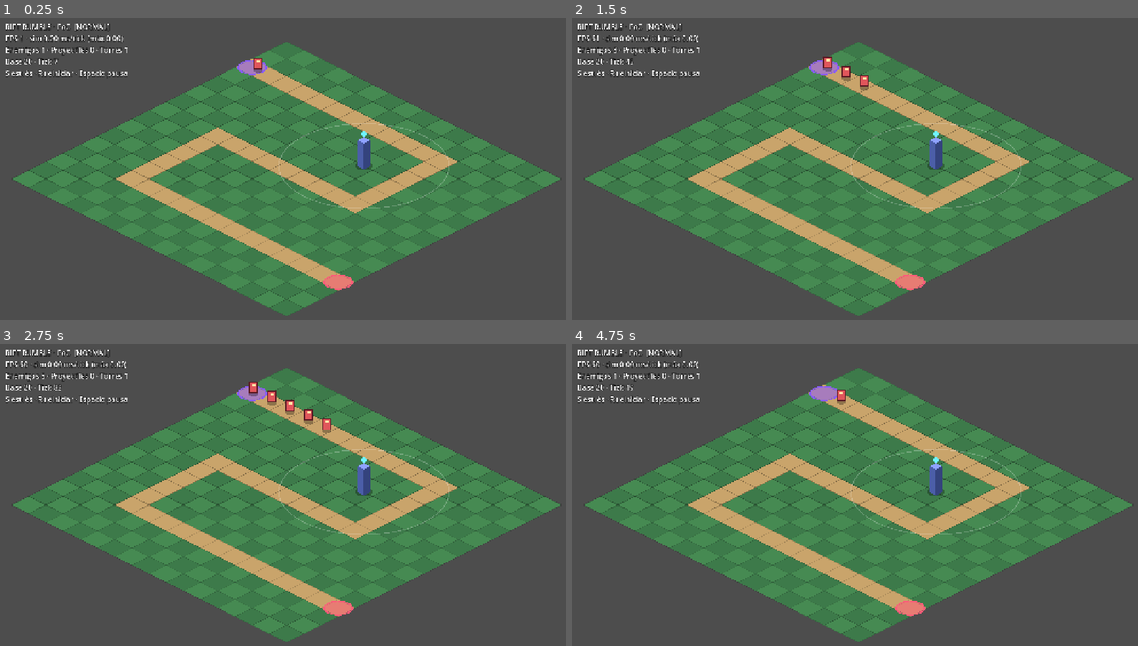
Above: before the commit, frames 1-4 (two rows, left to right).
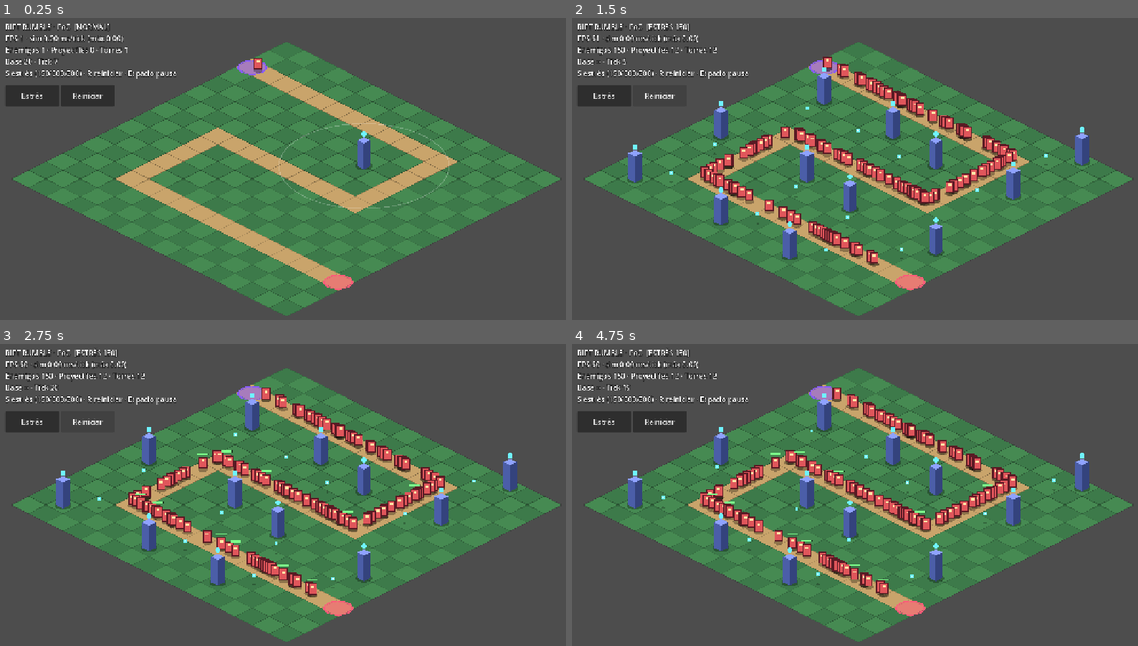
Above: after the commit, the same moments.

Repository: calderon0803/RiftRumble
Game: Godot game, scene res://src/view/main.tscn
The game is run twice, just before and just after one commit, with the same random seed, the same clock (stepped at 60 frames per second) and the same inputs.
Inputs (mouse positions are in pixels of both pictures, inside the frame that each line leads up to):
- Up to frame 1 (0.25 s): no input
- Up to frame 2 (1.5 s): click (605, 96) at 0.5 s, where only the run after the commit has a clickable "Estrés"; click (662, 96) at 1.25 s, where only the run after the commit has a clickable "Reiniciar"
- Up to frame 3 (2.75 s): click (90, 422) at 2 s, where only the run after the commit has a clickable "Reiniciar"
- Up to frame 4 (4.75 s): click (662, 422) at 2.75 s, where only the run after the commit has a clickable "Reiniciar"; tap Enter at 3.5 s; move the mouse to (985, 488) at 3.52 s; tap R at 3.6 s; click (985, 488) at 3.67 s; tap Space at 3.77, 4.25 s; drag from (741, 522) to (832, 570) at 4.27 s

The runs differ from the first frame. In frame 1, 1.6% of the frame differs, in the area x 1-32%, y 17-30%; in frame 2, 9.9%; in frame 3, 10%; in frame 4, 11%, in the area x 1-92%, y 1-84%.

Commit message:
Fase 1: exportación web validada y decisión GO con Godot 4.7
- Preset de exportación web (un solo hilo) y servidor local con HTTPS
  opcional, necesario porque Godot web exige un contexto seguro.
- Botones táctiles y niveles de estrés 150/300/500 para medir en móvil.
- Resultados: 6,88 MB con Brotli; simulación ≤ 0,36 ms/tick en web;
  iPhone 14 Pro a 60 FPS con 150 enemigos y 45 FPS con 300.
- docs/02 recoge la decisión GO y los riesgos que pasan a la Fase 2.

Co-Authored-By: Claude Opus 5.5 <noreply@anthropic.com>

Diff:
--- a/src/view/main.gd
+++ b/src/view/main.gd
@@ -13,11 +13,13 @@
 const ProjectileView := preload("res://src/view/projectile_view.gd")
 const TowerView := preload("res://src/view/tower_view.gd")
 
-const STRESS_ENEMIES := 500
+## Niveles del modo estrés; el botón/tecla recorre 150 → 300 → 500 → normal.
+const STRESS_LEVELS := [150, 300, 500]
 const NORMAL_SPAWN_EVERY_TICKS := 20
 
 var world: SimWorld
 var stress := false
+var stress_enemies := 500
 var paused := false
 
 var _acc := 0.0
@@ -59,6 +61,18 @@
 	_hud.add_theme_color_override("font_outline_color", Color.BLACK)
 	_hud.add_theme_constant_override("outline_size", 4)
 	layer.add_child(_hud)
+
+	# Botones táctiles (equivalen a S y R) para probar en móvil.
+	var buttons := HBoxContainer.new()
+	buttons.position = Vector2(12, 150)
+	layer.add_child(buttons)
+	for spec in [["Estrés", _toggle_stress], ["Reiniciar", _restart]]:
+		var b := Button.new()
+		b.text = spec[0]
+		b.custom_minimum_size = Vector2(120, 48)
+		b.focus_mode = Control.FOCUS_NONE
+		b.pressed.connect(spec[1])
+		buttons.add_child(b)
 
 	_restart()
 	_maybe_capture_screenshot()
@@ -85,6 +99,14 @@
 	get_tree().quit()
 
 
+func _toggle_stress() -> void:
+	var next := STRESS_LEVELS.find(stress_enemies) + 1 if stress else 0
+	stress = next < STRESS_LEVELS.size()
+	if stress:
+		stress_enemies = STRESS_LEVELS[next]
+	_restart()
+
+
 func _restart() -> void:
 	for child in _entities.get_children():
 		child.queue_free()
@@ -108,7 +130,7 @@
 
 	if stress:
 		world.base_hp = 1_000_000_000
-		for i in STRESS_ENEMIES:
+		for i in stress_enemies:
 			world.spawn_enemy(40.0, 1.2, world.rng.randf_range(0.0, world.path.length * 0.95))
 	_prev_e_pos = world.e_pos.duplicate()
 	_prev_p_pos = world.p_pos.duplicate()
@@ -129,7 +151,7 @@
 	_prev_p_pos = world.p_pos.duplicate()
 
 	if stress:
-		var to_spawn := mini(STRESS_ENEMIES - world.enemy_count, 5)
+		var to_spawn := mini(stress_enemies - world.enemy_count, 5)
 		for i in to_spawn:
 			world.spawn_enemy(40.0, 1.2)
 	elif world.tick % NORMAL_SPAWN_EVERY_TICKS == 0:
@@ -196,8 +218,8 @@
 		status = "\nBASE DESTRUIDA — R para reiniciar"
 	elif paused:
 		status = "\nPAUSA"
-	_hud.text = "RIFT RUMBLE · PoC  [%s]\nFPS %d · sim %.2f ms/tick (máx %.2f)\nEnemigos %d · Proyectiles %d · Torres %d\nBase %s · Tick %d%s\nS estrés · R reiniciar · Espacio pausa" % [
-		"ESTRÉS" if stress else "NORMAL",
+	_hud.text = "RIFT RUMBLE · PoC  [%s]\nFPS %d · sim %.2f ms/tick (máx %.2f)\nEnemigos %d · Proyectiles %d · Torres %d\nBase %s · Tick %d%s\nS estrés (150/300/500) · R reiniciar · Espacio pausa" % [
+		"ESTRÉS %d" % stress_enemies if stress else "NORMAL",
 		Engine.get_frames_per_second(), _sim_ms_avg, _sim_ms_max,
 		world.enemy_count, world.projectile_count, world.towers.size(),
 		"∞" if stress else str(world.base_hp), world.tick, status,
@@ -208,8 +230,7 @@
 	if event is InputEventKey and event.pressed and not event.echo:
 		match event.keycode:
 			KEY_S:
-				stress = not stress
-				_restart()
+				_toggle_stress()
 			KEY_R:
 				_restart()
 			KEY_SPACE, KEY_P:
Not shown, added: export_presets.cfg
Not shown, changed: docs/01-decision-tecnologica.md
Not shown, changed: docs/02-resultados-poc.md
